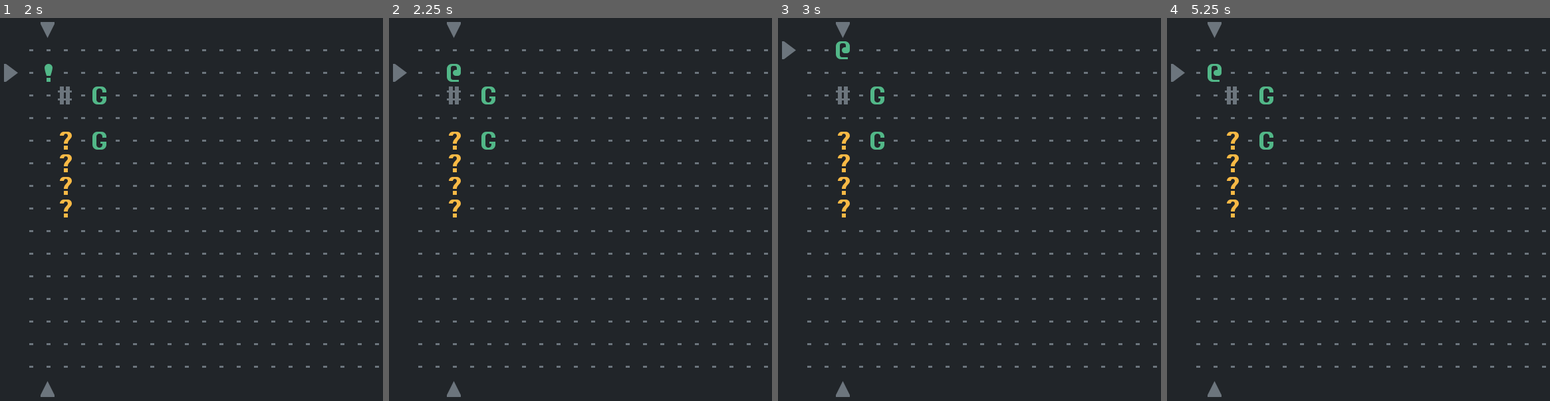
Above: before the commit, frames 1-4 (left to right).
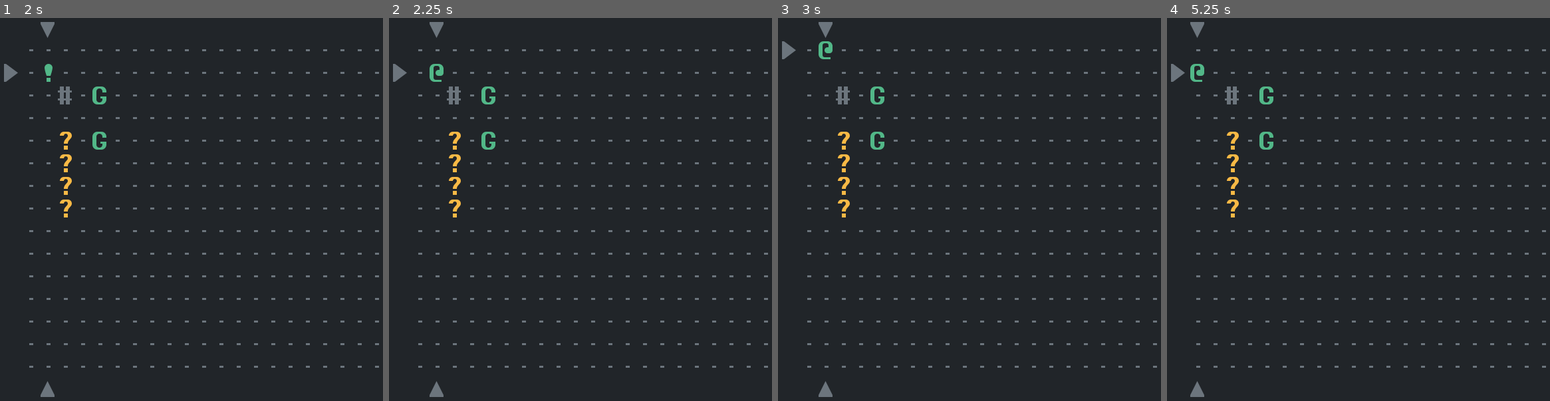
Above: after the commit, the same moments.

Repository: Bozar/godot-4-roguelike-tutorial
Game: Godot game, scene res://scene/main/main_screen.tscn
Same seed, same stepped clock (60 frames per second), same inputs: the game is played once before the commit and once after it.
Inputs:
- Up to frame 1 (2 s): tap Enter at 0.5 s; hold D (move_right) 0.53-1.28 s; tap Space (aim) at 0.6, 1.25, 1.35 s; hold S (move_down) from 1.28 s (still down)
- Up to frame 2 (2.25 s): tap Enter at 2 s; release S (move_down) at 2.03 s; hold D (move_right) from 2.03 s (still down); tap Space (aim) at 2.1 s
- Up to frame 3 (3 s): tap Space (aim) at 2.75, 2.85 s; release D (move_right) at 2.78 s; hold W (move_up) from 2.78 s (still down)
- Up to frame 4 (5.25 s): tap Enter at 3.5 s; release W (move_up) at 3.53 s; hold A (move_left) 3.53-5.03 s; tap Space (aim) at 3.6, 4.25, 4.35, 5.1 s; hold S (move_down) from 5.03 s (still down)

Frame 1 is identical in both runs. In frame 2, 0.6% of the frame differs, in the area x 10-19%, y 1-99%; in frame 3, 0.6%; in frame 4, 0.6%.

Commit message:
Shoot a bullet.

Diff:
--- /dev/null
+++ b/library/cast_ray.gd
@@ -0,0 +1,47 @@
+class_name CastRay
+
+
+# is_obstacle(source_coord: Vector2i, target_coord: Vector2i,
+# is_obstacle_args: Array) -> bool
+static func get_coords(source_coord: Vector2i, target_coord: Vector2i,
+        is_obstacle: Callable, is_obstacle_args: Array) -> Array:
+    var direction: Vector2i
+    var ray_coords: Array = []
+    var this_coord: Vector2i
+
+    if source_coord.x == target_coord.x:
+        if source_coord.y > target_coord.y:
+            direction = Vector2i.UP
+        elif source_coord.y < target_coord.y:
+            direction = Vector2i.DOWN
+    elif source_coord.y == target_coord.y:
+        if source_coord.x > target_coord.x:
+            direction = Vector2i.LEFT
+        elif source_coord.x < target_coord.x:
+            direction = Vector2i.RIGHT
+    else:
+        push_error("Invalid coords: %s, %s" % [source_coord, target_coord])
+        return ray_coords
+
+    this_coord = source_coord
+    while true:
+        ray_coords.push_back(this_coord)
+        this_coord += direction
+        if is_obstacle.call(source_coord, this_coord, is_obstacle_args):
+            ray_coords.push_back(this_coord)
+            break
+    return ray_coords
+
+
+# Remove starting point and/or the last coord if it is outside dungeon.
+static func trim_coords(coords: Array, trim_head: bool, trim_tail: bool) \
+        -> Array:
+    var tail_coord: Vector2i
+
+    if trim_head and (coords.size() > 1):
+        coords = coords.slice(1)
+    if trim_tail and (coords.size() > 0):
+        tail_coord = coords.back()
+        if not DungeonSize.is_in_dungeon(tail_coord):
+            coords = coords.slice(0, -1)
+    return coords
--- a/scene/main/pc_action.gd
+++ b/scene/main/pc_action.gd
@@ -47,15 +47,21 @@
             return
 
     coord += ConvertCoord.get_coord(_pc)
-    if not DungeonSize.is_in_dungeon(coord):
-        return
-    elif SpriteState.has_building_at_coord(coord):
-        return
-    elif SpriteState.has_trap_at_coord(coord):
-        _ammo = _pick_ammo(_pc, coord, _ammo)
-        # print(ammo)
-        return
-    SpriteState.move_sprite(_pc, coord)
+    match _game_mode:
+        AIM_MODE:
+            _game_mode = _aim(_pc, _ammo, _game_mode)
+            _ammo = _shoot(_pc, coord, _ammo)
+            return
+        NORMAL_MODE:
+            if not DungeonSize.is_in_dungeon(coord):
+                return
+            elif SpriteState.has_building_at_coord(coord):
+                return
+            elif SpriteState.has_trap_at_coord(coord):
+                _ammo = _pick_ammo(_pc, coord, _ammo)
+                # print(ammo)
+                return
+            SpriteState.move_sprite(_pc, coord)
 
 
 func _pick_ammo(pc: Sprite2D, coord: Vector2i, current_ammo: int) -> int:
@@ -78,3 +84,40 @@
                 VisualEffect.switch_sprite(pc, VisualTag.ACTIVE)
                 return AIM_MODE
     return NORMAL_MODE
+
+
+func _shoot(pc: Sprite2D, coord: Vector2i, current_ammo: int) -> int:
+    var coords: Array
+    var target_coord: Vector2i
+    var actor: Sprite2D
+
+    coords = CastRay.get_coords(ConvertCoord.get_coord(pc), coord,
+            _block_shoot_ray, [])
+    coords = CastRay.trim_coords(coords, true, true)
+
+    if not coords.is_empty():
+        target_coord = coords.back()
+        actor = SpriteState.get_actor_by_coord(target_coord)
+        if actor != null:
+            _kill_hound(actor, target_coord)
+    return _get_valid_ammo(current_ammo - 1)
+
+
+func _is_impassable(coord: Vector2i) -> bool:
+    if not DungeonSize.is_in_dungeon(coord):
+        return true
+    elif SpriteState.has_building_at_coord(coord):
+        return true
+    elif SpriteState.has_actor_at_coord(coord):
+        return true
+    return false
+
+
+func _block_shoot_ray(_source_coord: Vector2i, target_coord: Vector2i,
+        _args: Array) -> bool:
+    return _is_impassable(target_coord)
+
+
+func _kill_hound(sprite: Sprite2D, coord: Vector2i) -> void:
+    SpriteFactory.remove_sprite(sprite)
+    SpriteFactory.create_trap(SubTag.BULLET, coord, true)
